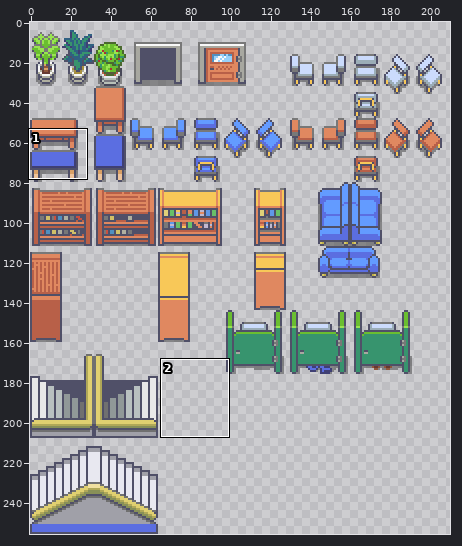
File history of a sprite sheet, The Art Folder/LD Elements.png. The picture above shows the old version from afar; the outline marks the close-up.
Close-up. The starting point:
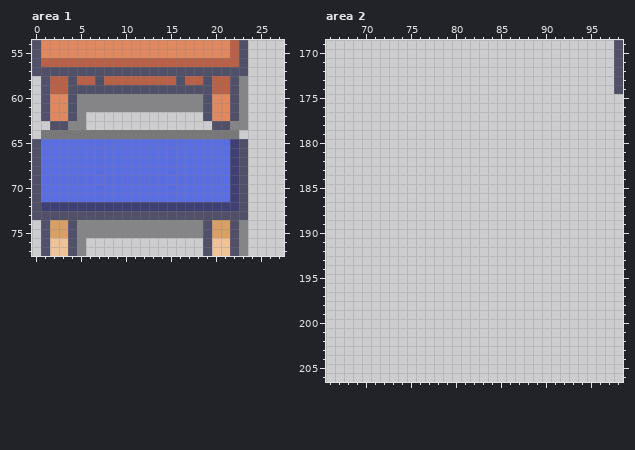
The file is 256x256 pixels. Shown: area 1: x 0..27, y 54..77; area 2: x 66..98, y 169..206. The wide view leaves out empty margins.
And afterwards:
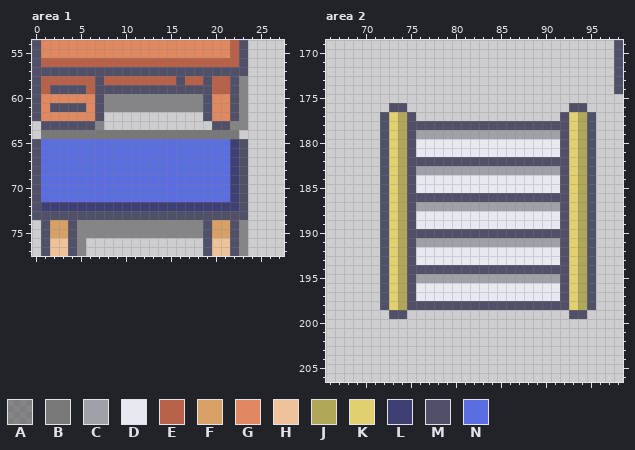
Palette (. is transparent): A #3d3d3d7f  B #787878  C #a0a0a8  D #e8e8f0  E #b86048  F #d9a066  G #e08860  H #eec39a  J #b0a858  K #e0d070  L #3f3f74  M #505068  N #5b6ee1
Commit: Camera facing stairs and fixed study table
What changed:
--- area 1
@@ x 0..9 @@
 57 MMMMMMMMMM
-58 .MEEMEEMEE
-59 .MEEMMMMMM
-60 .MGGMAAAAA
-61 .MGGMAAAAA
-62 .MGGMA....
-63 ..MMAA....
+58 MEEEEEEMEE
+59 MEMMMMEMMM
+60 MGGGGGGMAA
+61 MGMMMMGMAA
+62 MGGGGGGM..
+63 .MMMMMMA..
 64 .BBBBBBBBB
--- area 2
@@ x 66..98 @@
 175 .................................
-176 .................................
-177 .................................
-178 .................................
-179 .................................
-180 .................................
-181 .................................
-182 .................................
-183 .................................
-184 .................................
-185 .................................
-186 .................................
-187 .................................
-188 .................................
-189 .................................
-190 .................................
-191 .................................
-192 .................................
-193 .................................
-194 .................................
-195 .................................
-196 .................................
-197 .................................
-198 .................................
-199 .................................
+176 .......MM..................MM....
+177 ......MKJM................MKJM...
+178 ......MKJMMMMMMMMMMMMMMMMMMKJM...
+179 ......MKJMCCCCCCCCCCCCCCCCMKJM...
+180 ......MKJMDDDDDDDDDDDDDDDDMKJM...
+181 ......MKJMDDDDDDDDDDDDDDDDMKJM...
+182 ......MKJMMMMMMMMMMMMMMMMMMKJM...
+183 ......MKJMCCCCCCCCCCCCCCCCMKJM...
+184 ......MKJMDDDDDDDDDDDDDDDDMKJM...
+185 ......MKJMDDDDDDDDDDDDDDDDMKJM...
+186 ......MKJMMMMMMMMMMMMMMMMMMKJM...
+187 ......MKJMCCCCCCCCCCCCCCCCMKJM...
+188 ......MKJMDDDDDDDDDDDDDDDDMKJM...
+189 ......MKJMDDDDDDDDDDDDDDDDMKJM...
+190 ......MKJMMMMMMMMMMMMMMMMMMKJM...
+191 ......MKJMCCCCCCCCCCCCCCCCMKJM...
+192 ......MKJMDDDDDDDDDDDDDDDDMKJM...
+193 ......MKJMDDDDDDDDDDDDDDDDMKJM...
+194 ......MKJMMMMMMMMMMMMMMMMMMKJM...
+195 ......MKJMCCCCCCCCCCCCCCCCMKJM...
+196 ......MKJMDDDDDDDDDDDDDDDDMKJM...
+197 ......MKJMDDDDDDDDDDDDDDDDMKJM...
+198 ......MKJMMMMMMMMMMMMMMMMMMKJM...
+199 .......MM..................MM....
 200 .................................
Where, in picture pixels (left, top, right, bottom), the same in both close-ups:
changed: (32, 76, 104, 130)
added: (380, 103, 596, 319)
